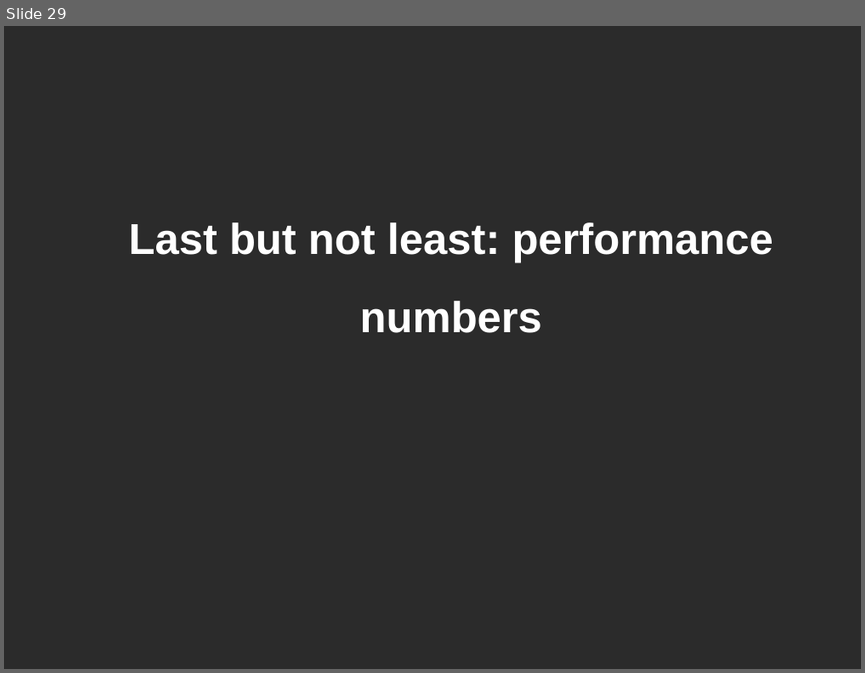
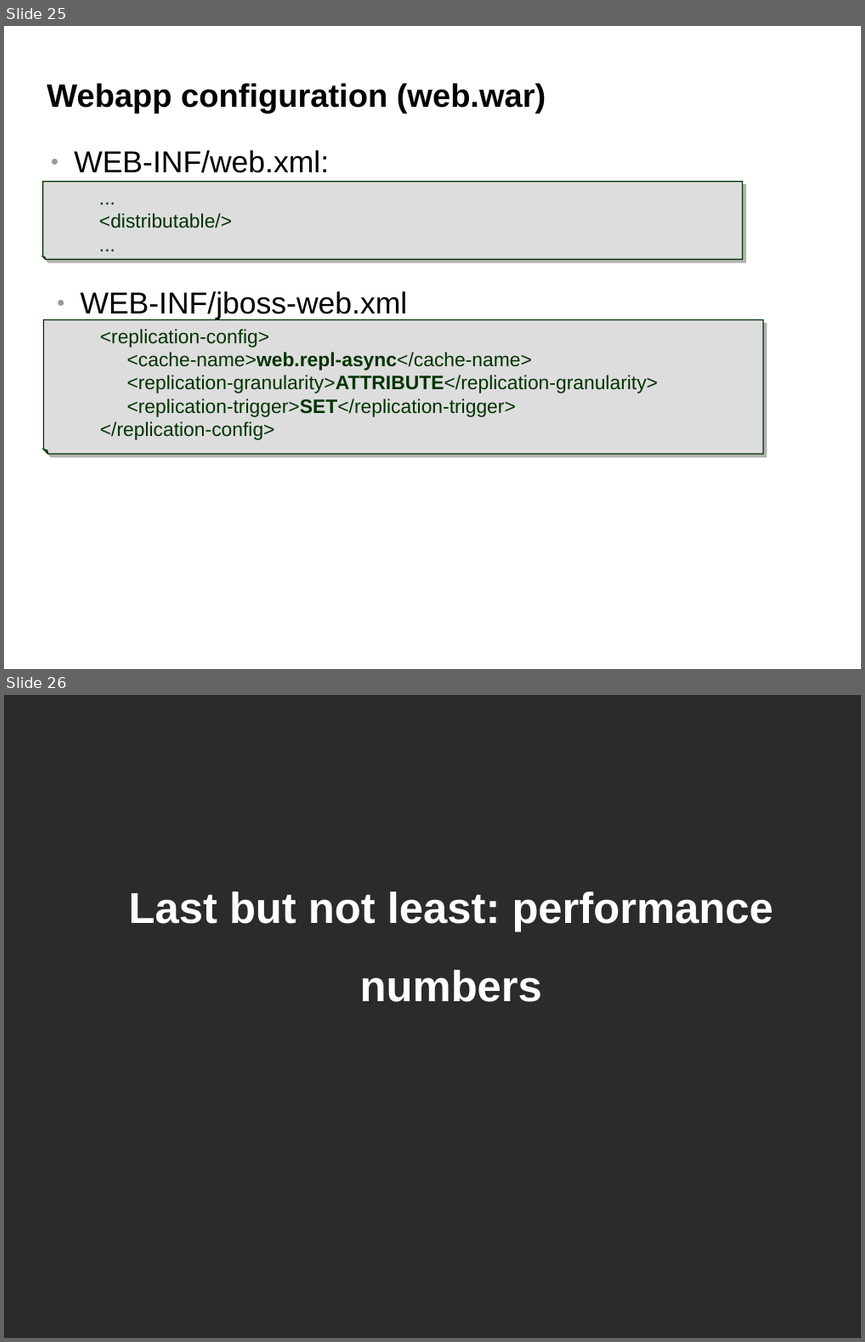
Before and after one commit to belaban/SessionPerf, a slide deck: docs/jbw2012.odp. Shown one above the other, each under a label of ours: slide 29 before the commit, slides 25 and 26 after it. The pictures are 865x673 and 865x1342 pixels, drawn with LibreOffice and Linux fonts; fonts in the diff are those of the drawing; background and template pictures are left out; a plain dark background stands for a picture behind light text. Boxes give left, top, right and bottom in pixels: in the first picture for what was removed or moved away, otherwise in the second. Text is boxed around its words. In the diff, an @@ line names an element or a change of style, - is before the commit and + after.

```diff
--- a/docs/jbw2012.odp
+++ b/docs/jbw2012.odp
@@ slide 25 added at [4, 26, 861, 669], background #FFFFFF @@
@@ title added at [46, 83, 545, 114], 30 pt, text #000000, bold @@
+Webapp configuration (web.war)
@@ text added at [74, 150, 329, 173], 28 pt, text #000000 @@
+● WEB-INF/web.xml:
@@ folded corner added at [43, 182, 743, 259], fill #DDDDDD, outline #003300 0.99 pt, 18 pt, text #003300 @@
+...
+<distributable/>
+...
@@ text added at [80, 291, 408, 320], 28 pt, text #000000 @@
+● WEB-INF/jboss-web.xml
@@ folded corner added at [44, 320, 764, 454], fill #DDDDDD, outline #003300 0.99 pt, 18 pt, text #003300 @@
+<replication-config>
+<cache-name>web.repl-async</cache-name>
+<replication-granularity>ATTRIBUTE</replication-granularity>
+<replication-trigger>SET</replication-trigger>
+</replication-config>
@@ what was slide 29 is now slide 26 @@
```
Also in this commit, not shown: 4 slides changed, 1 other slide added, 5 slides removed, 1 other file.
